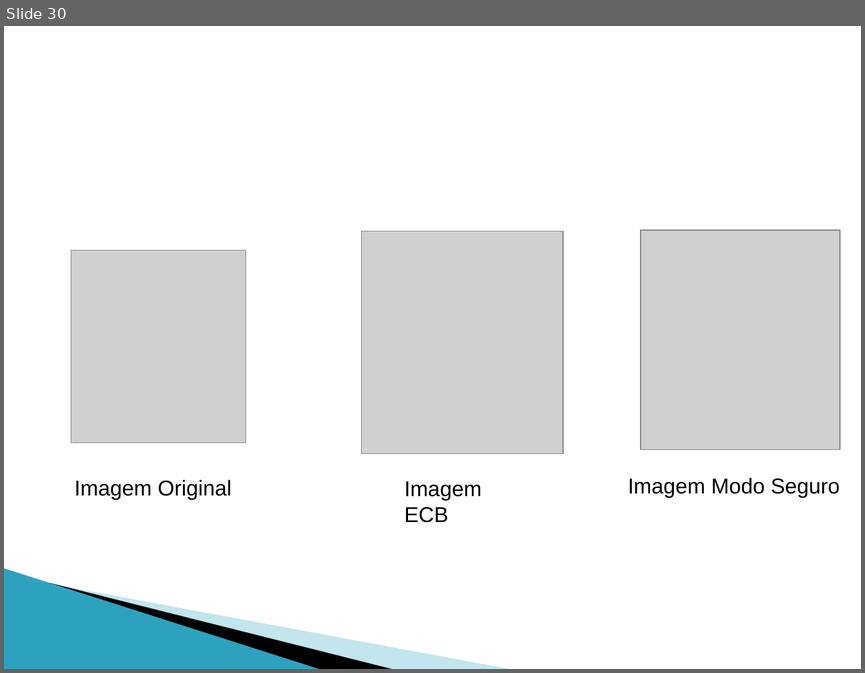
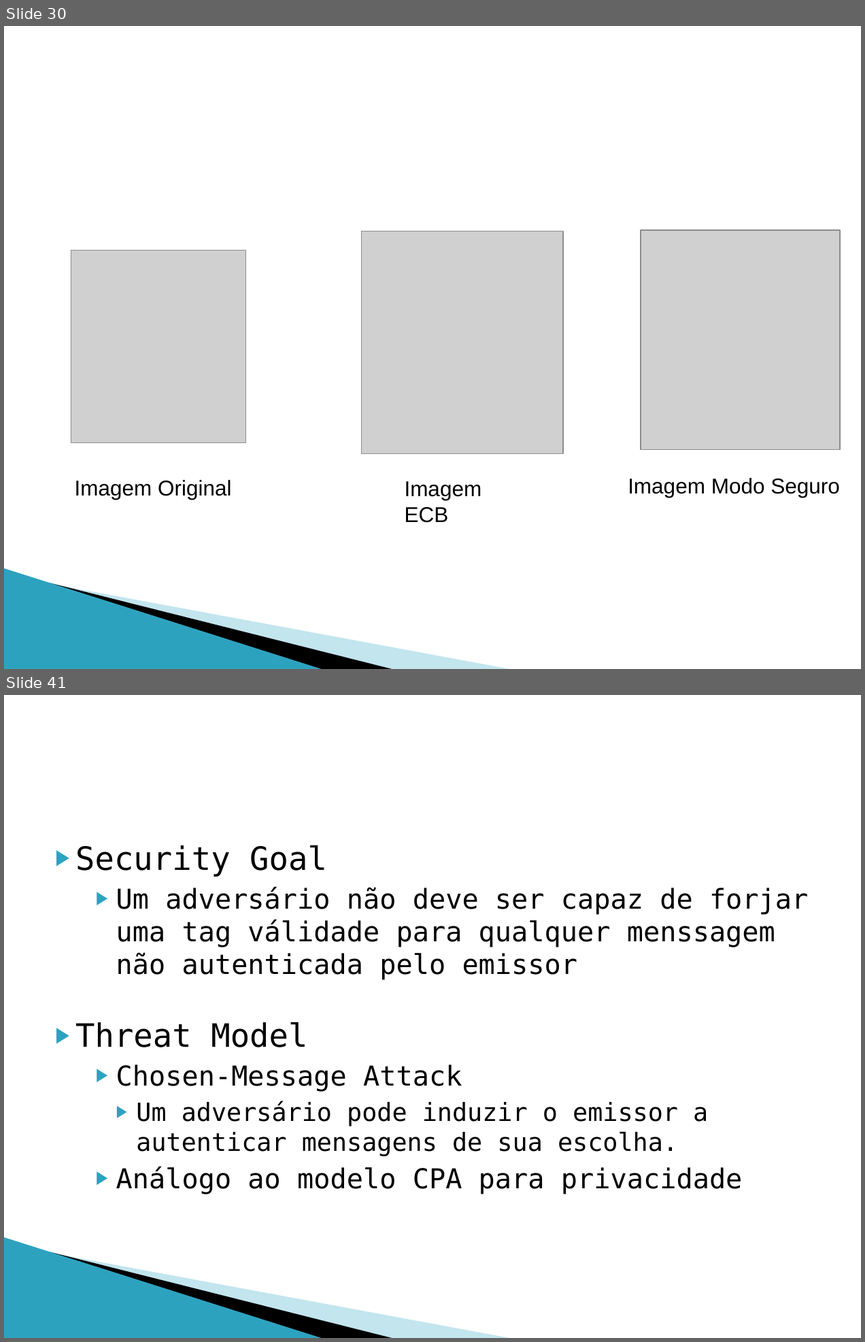
Before and after one commit to otaviocals/presentations, a slide deck: classic_cript/criptografia_simetrica.odp. Shown one above the other, each under a label of ours: slide 30 before the commit, slides 30 and 41 after it; the slides between them are not shown. The pictures are 865x673 and 865x1342 pixels, drawn with LibreOffice and Linux fonts; fonts in the diff are those of the drawing; grey boxes stand for pictures. Boxes give left, top, right and bottom in pixels: in the first picture for what was removed or moved away, otherwise in the second. Text is boxed around its words. In the diff, an @@ line names an element or a change of style, - is before the commit and + after.

```diff
--- a/classic_cript/criptografia_simetrica.odp
+++ b/classic_cript/criptografia_simetrica.odp
@@ slide 41 added at [4,695,861,1338], background #FFFFFF; not listed: 4 template elements that a slide beside it also shows @@
@@ text added at [75,845,808,1194], 23 pt, text #000000 @@
+▶ Security Goal
+    ▶ Um adversário não deve ser capaz de forjar uma tag válidade para qualquer menssagem não autenticada pelo emissor
+▶ Threat Model
+    ▶ Chosen-Message Attack
+      ▶ Um adversário pode induzir o emissor a autenticar mensagens de sua escolha.
+    ▶ Análogo ao modelo CPA para privacidade
```
Also in this commit, not shown: 25 slides changed, 17 other slides added, 4 other files.
